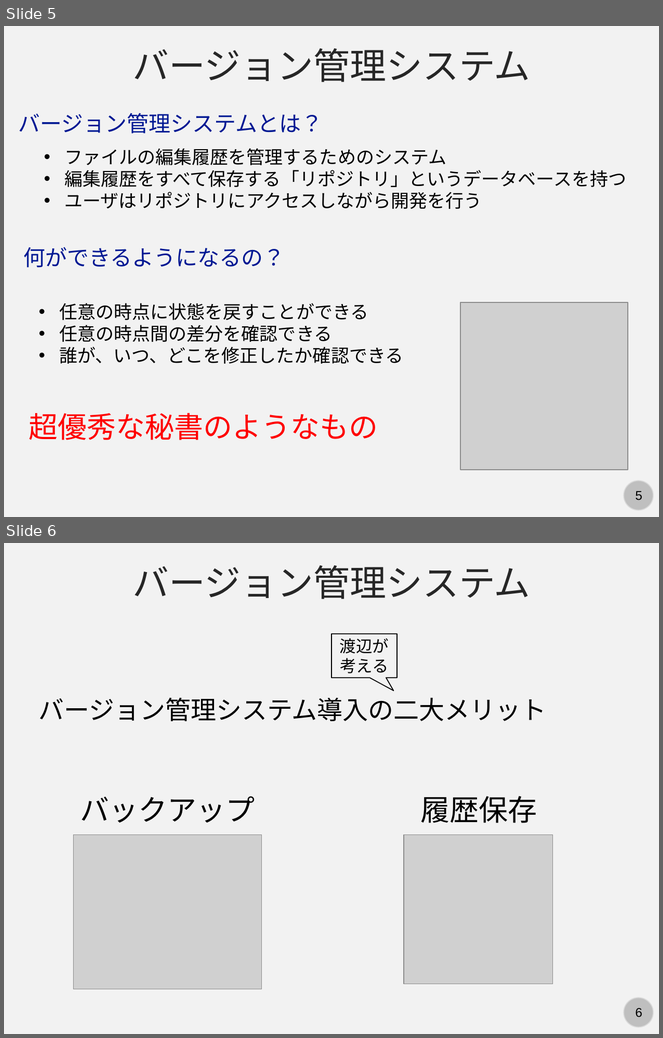
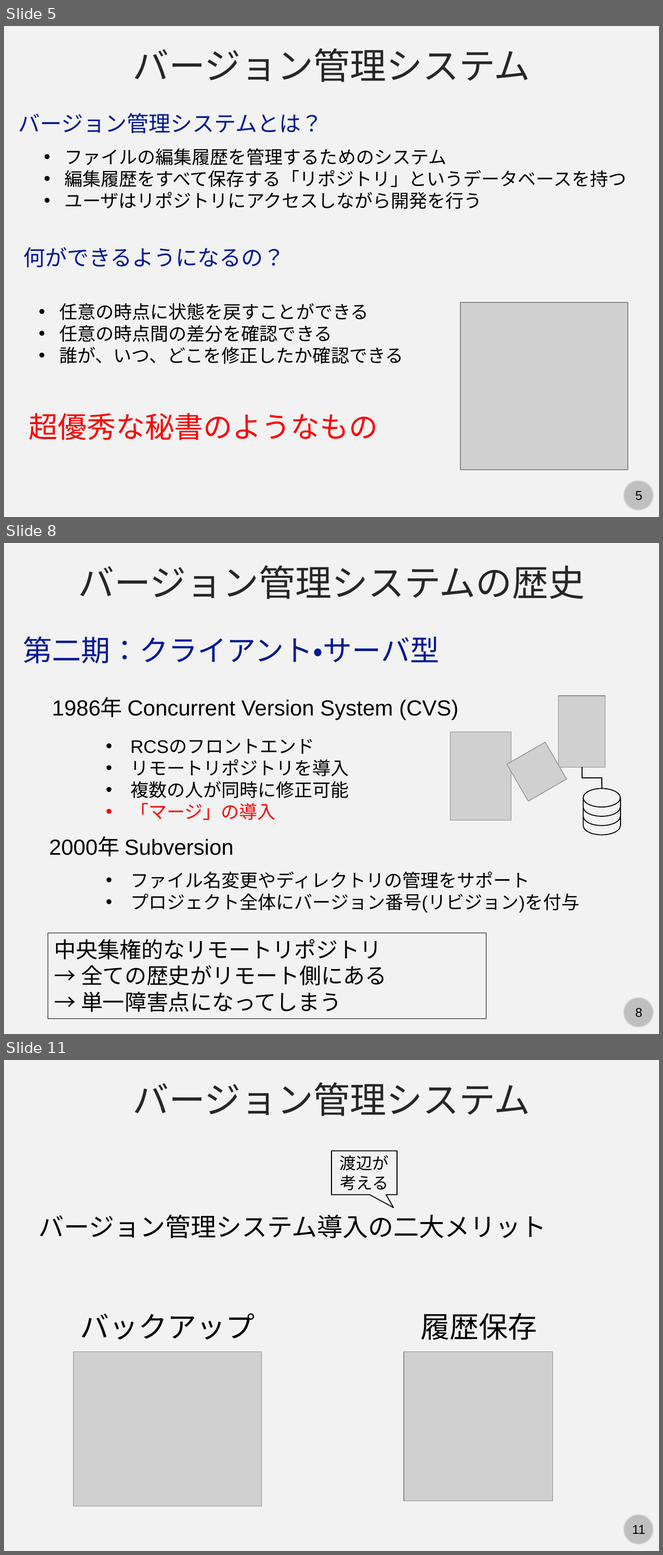
Before and after one commit to kaityo256/github, a slide deck: vcs/fig/slide.pptx. Shown one above the other, each under a label of ours: slides 5 and 6 before the commit, slides 5, 8 and 11 after it; the slides between them are not shown. The pictures are 663x1038 and 663x1555 pixels, drawn with LibreOffice and Linux fonts; fonts in the diff are those of the drawing; grey boxes stand for pictures. Boxes give left, top, right and bottom in pixels: in the first picture for what was removed or moved away, otherwise in the second. Text is boxed around its words. In the diff, an @@ line names an element or a change of style, - is before the commit and + after.

```diff
--- a/vcs/fig/slide.pptx
+++ b/vcs/fig/slide.pptx
@@ slide 8 added at (x1=4, y1=543, x2=659, y2=1034), background #F2F2F2; not listed: 2 template elements that a slide beside it also shows @@
@@ text added at (x1=78, y1=565, x2=585, y2=599), 40 pt, text #262626 @@
+バージョン管理システムの歴史
@@ text added at (x1=23, y1=636, x2=440, y2=664), 32 pt, text #011893 @@
+第二期：クライアント・サーバ型
@@ text added at (x1=52, y1=698, x2=458, y2=720), 24 pt, text #000000 @@
+1986年 Concurrent Version System (CVS)
@@ text added at (x1=130, y1=739, x2=349, y2=820), 20 pt, text #000000 @@
+• RCSのフロントエンド
+• リモートリポジトリを導入
+• 複数の人が同時に修正可能
+• 「マージ」の導入
@@ picture added at (x1=450, y1=732, x2=511, y2=820) @@
@@ picture added at (x1=507, y1=742, x2=567, y2=801) @@
@@ group added at (x1=558, y1=696, x2=621, y2=835): 3 arc (boxed as its full ellipse)s, 2 lines, 1 picture, 1 ellipse, 1 elbow line @@
@@ text added at (x1=49, y1=837, x2=234, y2=857), 24 pt, text #000000 @@
+2000年 Subversion
@@ text added at (x1=130, y1=872, x2=580, y2=913), 20 pt, text #000000 @@
+• ファイル名変更やディレクトリの管理をサポート
+• プロジェクト全体にバージョン番号(リビジョン)を付与
@@ rectangle added at (x1=48, y1=933, x2=486, y2=1019), outline #000000 0.75 pt, 24 pt, text #000000 @@
+中央集権的なリモートリポジトリ
+→ 全ての歴史がリモート側にある
+→ 単一障害点になってしまう
@@ what was slide 6 is now slide 11 @@
@@ page number at (x1=632, y1=1525, x2=645, y2=1534): text changed @@
-6
+11
```
Also in this commit, not shown: 4 slides changed, 7 other slides added.
